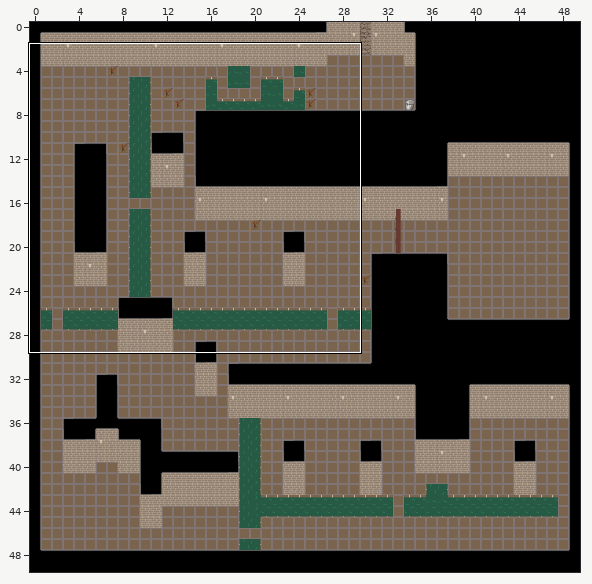
A Tiled map gets an edit: src/assets/Egout.tmx. Above, an overview of the earlier version with the close-up marked.
Close-up. Before the commit:
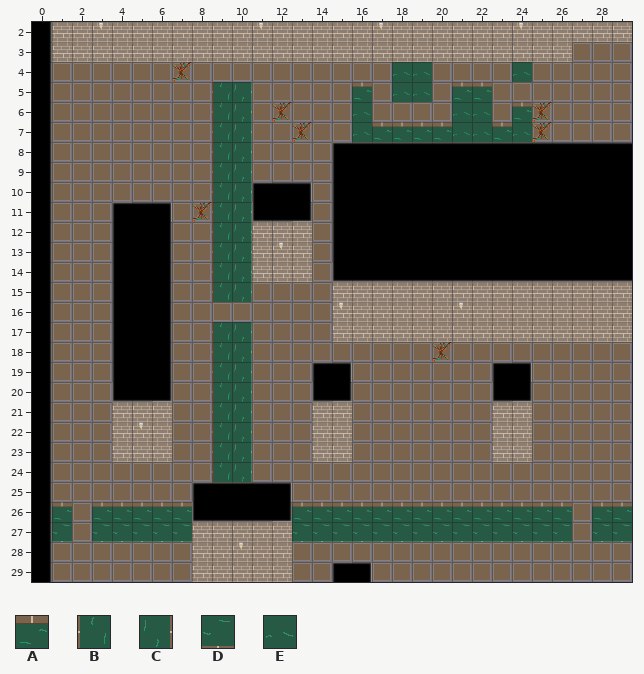
Cells are 32x32 px. Shown: x 0..29, y 2..29. The commit also changed other parts of the map, which this record leaves out.
Key: from "Assets_zelda": A 178, B 212, C 212 turned 180, D 212 turned 270, E 215.
_ is an empty cell, # one hidden under a higher layer.
Layers that did not change in this view are not listed.
Layer "eau" before, first column x 0:
 2 ______________________________
 3 ______________________________
 4 __________________EE____E_____
 5 _________BC_____A_EE_AA_______
 6 _________BC_____E____EE_A_____
 7 _________BC_____EAAAAEEAE_____
 8 _________BC_____#########_____
 9 _________BC___________________
10 _________BC___________________
11 _________BC___________________
12 _________BC___________________
13 _________BC___________________
14 _________BC___________________
15 _________BC___________________
16 ______________________________
17 _________BC___________________
18 _________BC___________________
19 _________BC___________________
20 _________BC___________________
21 _________BC___________________
22 _________BC___________________
23 _________BC___________________
24 _________BC___________________
25 _________##___________________
26 _A_AAAAA_____AAAAAAAAAAAAAA_AA
27 _D_DDDDD_____DDDDDDDDDDDDDD_DD
28 ______________________________
29 ______________________________
The same view after the edit:
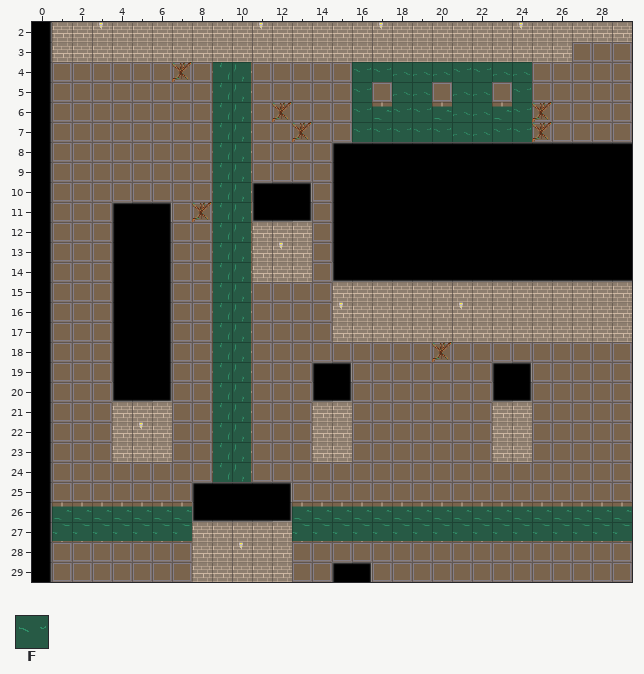
Further tiles: from "Assets_zelda": F 215 turned 180.
Change:
Changed rows in their new state; . is an unchanged cell.
Layer "eau":
first column x 9:
 4 BC.....FF..EFFE.
 5 .......F....EE.F
 6 .......FAFFA..AF
 7 .......FFFFF..FF
first column x 9:
16 BC
first column x 2:
26 A........................A
27 D........................D
Changed places in both close-ups, as pixel boxes (x1, y1, x2, y2):
added: (212, 62, 252, 82)
changed: (352, 62, 532, 140)
added: (212, 302, 252, 322)
added: (72, 502, 92, 542)
added: (572, 502, 592, 542)
